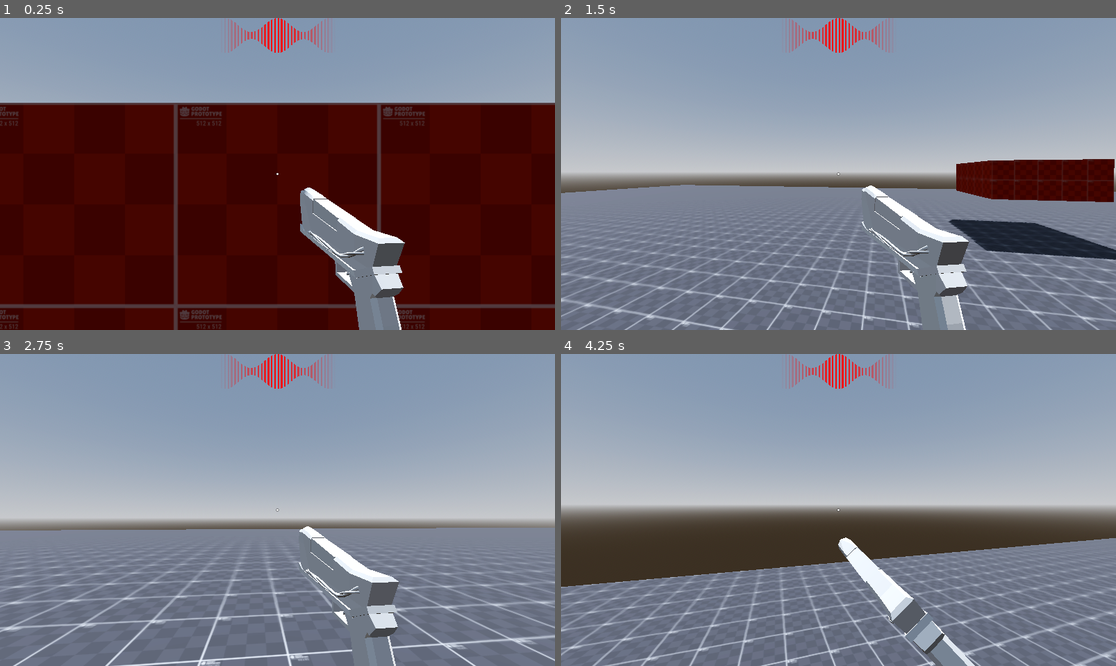
Above: before the commit, frames 1-4 (two rows, left to right).
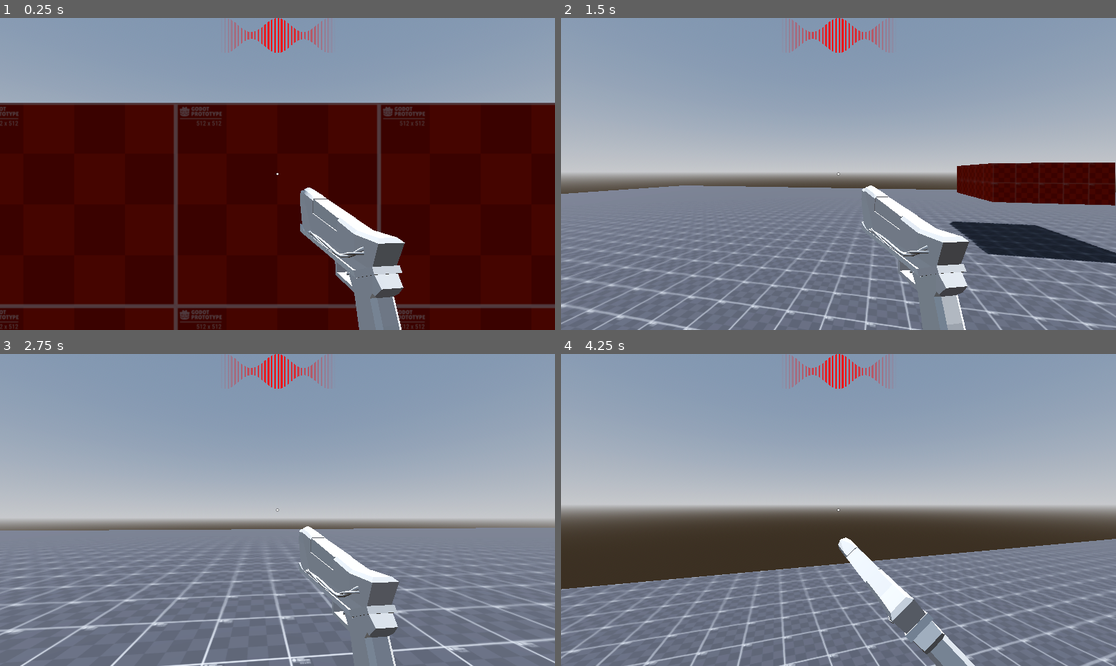
Above: after the commit, the same moments.

Repository: WasteIy/GameOff2025
Game: Godot game, scene res://Scenes/Levels/debug_level.tscn
Same seed, same stepped clock (60 frames per second), same inputs: the game is played once before the commit and once after it.
Inputs (mouse positions are in pixels of both pictures, inside the frame that each line leads up to):
- Up to frame 1 (0.25 s): no input
- Up to frame 2 (1.5 s): move the mouse to (866, 174) at 0.52 s; hold W (move_forward) from 0.53 s (still down); click (866, 174) at 0.6 s; tap Space (jump) at 0.77 s; move the mouse to (810, 174) at 1.27 s; tap Ctrl (crouch) at 1.35 s
- Up to frame 3 (2.75 s): keep holding W (move_forward); tap Space (jump) at 1.52 s; click (249, 510) at 1.55 s; move the mouse to (288, 503) at 2.02 s; hold Shift (run) from 2.03 s (still down); click (288, 503) at 2.3 s
- Up to frame 4 (4.25 s): keep holding W (move_forward); move the mouse to (832, 516) at 2.77 s; release Shift (run) at 2.78 s; click (832, 516) at 2.85 s; tap Space (jump) at 3.02, 3.77 s; move the mouse to (877, 513) at 3.52 s; click (877, 513) at 3.6 s; tap R (reload) at 4.15 s

The runs differ from the first frame. In frame 2, 8.2% of the frame differs, in the area x 0-100%, y 45-100%; in frame 3, 5.4%; in frame 4, 6.8%.

Commit message:
Remove animation in preparation for changes

Diff:
--- a/Scenes/Player/State Machine/crouch_state.gd
+++ b/Scenes/Player/State Machine/crouch_state.gd
@@ -1,10 +1,8 @@
 class_name CrouchState extends State
 
 var character : CharacterBody3D
-var top_animation_speed = 5.0
 
 func enter(character_reference : CharacterBody3D) -> void:
-	state_machine.animation.play("walk", -1.0, 1.0)
 	character = character_reference
 
 	character.move_speed = character.crouch_speed
@@ -22,12 +20,6 @@
 	character.apply_gravity(delta)
 	check_input()
 	move(delta)
-	set_animation_speed(character.velocity.length())
-
-func set_animation_speed(speed):
-	var alpha = remap(speed, 0.0, character.max_speed, 0.0, 2.0)
-	state_machine.animation.speed_scale = lerp(0.0, top_animation_speed, alpha)
-
 
 func check_if_floor() -> void:
 	if !character.is_on_floor() and !character.is_on_wall():
--- a/Scenes/Player/State Machine/idle_state.gd
+++ b/Scenes/Player/State Machine/idle_state.gd
@@ -3,10 +3,8 @@
 var character : CharacterBody3D
 
 func enter(character_reference):
+	character = character_reference
 
-	state_machine.animation.pause()
-
-	character = character_reference
 	if character.number_air_jump < character.number_air_jump_reference:
 		character.number_air_jump = character.number_air_jump_reference
 	if character.coyote_jump_cooldown < character.coyote_jump_cooldown_reference:
--- a/Scenes/Player/State Machine/state_machine.gd
+++ b/Scenes/Player/State Machine/state_machine.gd
@@ -1,7 +1,6 @@
 class_name StateMachine extends Node
 
 @export var initial_state: State
-@export var animation : AnimationPlayer
 
 var current_state: State
 var states: Dictionary[String, State] = {}
--- a/Scenes/Player/State Machine/walk_state.gd
+++ b/Scenes/Player/State Machine/walk_state.gd
@@ -1,13 +1,9 @@
 class_name WalkState extends State
 
 var character : CharacterBody3D
-var top_animation_speed = 5.0
 
 
 func enter(character_reference):
-
-	state_machine.animation.play("walk",-1.0,1.0)
-
 	character = character_reference
 
 	character.move_speed = character.walk_speed
@@ -20,21 +16,11 @@
 		character.coyote_jump_cooldown = character.coyote_jump_cooldown_reference
 
 func physics_update(delta : float):
-	set_animation_speed(character.velocity.length())
 	check_if_floor()
 	update(delta)
 	character.apply_gravity(delta)
 	check_input()
 	move(delta)
-
-func set_animation_speed(speed):
-	var min_speed_threshold := 0.7
-	if speed < min_speed_threshold:
-		state_machine.animation.speed_scale = 0.0
-		return
-
-	var alpha = remap(speed, 0.0, character.max_speed, 0.0, 2.0)
-	state_machine.animation.speed_scale = lerp(0.0, top_animation_speed, alpha)
 
 func check_if_floor():
 	if !character.is_on_floor() and !character.is_on_wall():
--- a/Scenes/Player/Weapons/weapon_class.gd
+++ b/Scenes/Player/Weapons/weapon_class.gd
@@ -165,10 +165,10 @@
 	if early_reload:
 		reload_cooldown -= early_reload_time
 
-func get_animation_duration(anim_name: String, fallback: float) -> float:
+func get_animation_duration(animation_name: String, fallback: float) -> float:
 	if animation_manager == null and !early_reload:
 		return fallback
-	var anim = animation_manager.get_animation(anim_name)
+	var anim = animation_manager.get_animation(animation_name)
 	if anim == null:
 		return fallback
 
--- a/Scenes/Player/player.tscn
+++ b/Scenes/Player/player.tscn
@@ -161,7 +161,7 @@
 mesh = SubResource("CapsuleMesh_oikmp")
 
 [node name="CameraController" type="Node3D" parent="."]
-transform = Transform3D(1, 0, 0, 0, 1, 0, 0, 0, 1, 0.0005229846, 0.649903, 0)
+transform = Transform3D(1, 0, 0, 0, 1, 0, 0, 0, 1, 0.0004112292, 0.6500281, 0)
 script = ExtResource("2_mtuoh")
 
 [node name="Camera" type="Camera3D" parent="CameraController"]
@@ -190,8 +190,7 @@
 [node name="WeaponInput" type="Node" parent="Components"]
 script = ExtResource("7_jhyir")
 
-[node name="StateMachine" parent="." node_paths=PackedStringArray("animation") instance=ExtResource("7_gk6dx")]
-animation = NodePath("../AnimationManager")
+[node name="StateMachine" parent="." instance=ExtResource("7_gk6dx")]
 
 [node name="UI" parent="." instance=ExtResource("3_xpcdj")]
 
